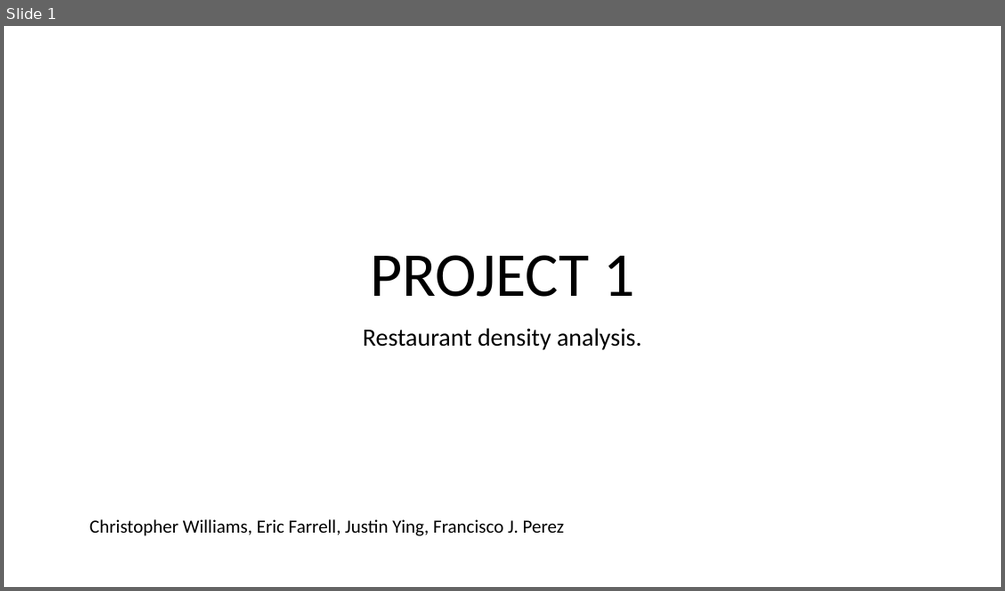
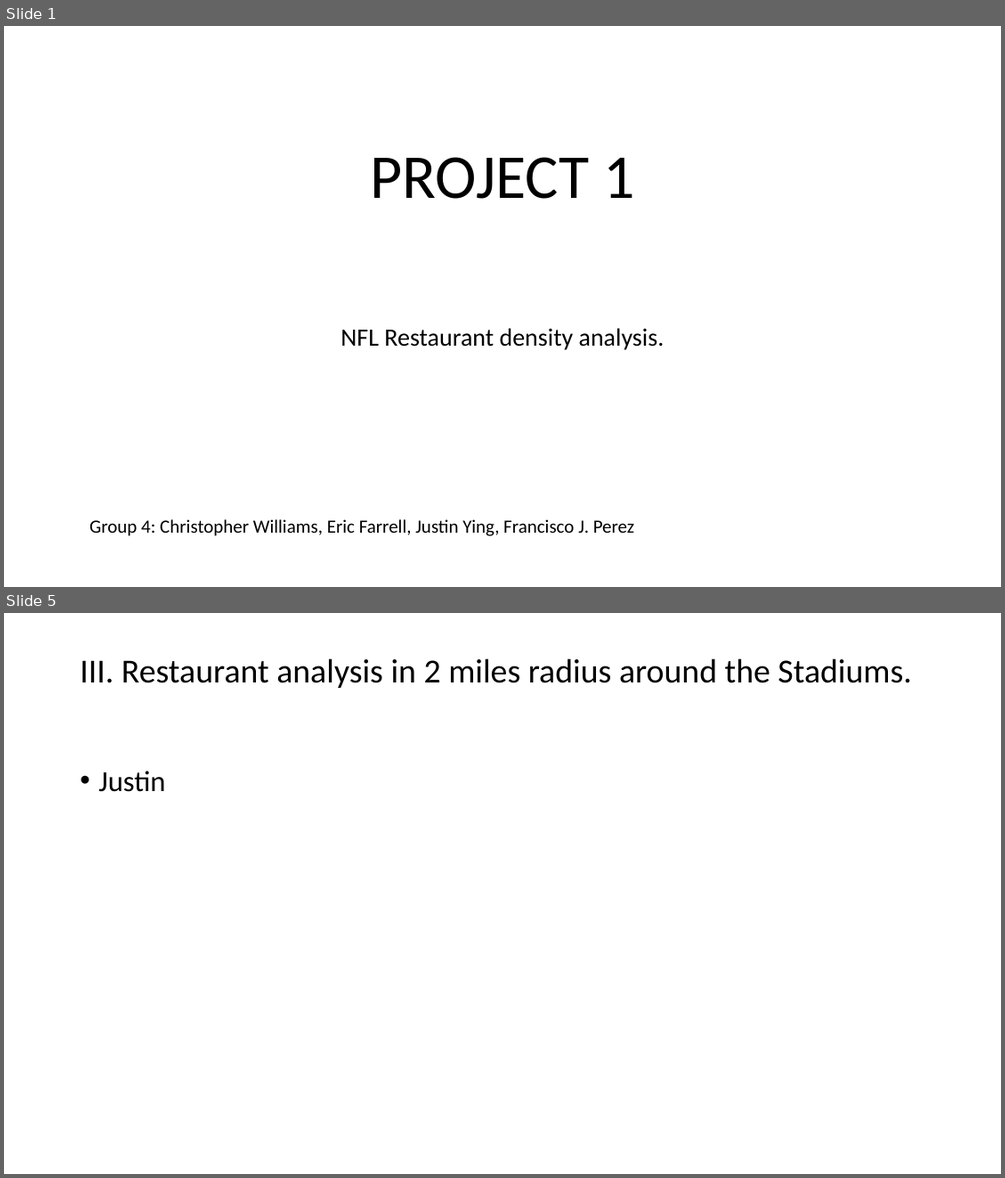
Before and after one commit to jjying89/Yelp-Restaurants-Analysis, a slide deck: Presentation/Team_4-Restaurant_Density_Analysis..pptx. Shown one above the other, each under a label of ours: slide 1 before the commit, slides 1 and 5 after it; the slides between them are not shown. The pictures are 1005x591 and 1005x1178 pixels, drawn with LibreOffice and Linux fonts; fonts in the diff are those of the drawing. Boxes give left, top, right and bottom in pixels: in the first picture for what was removed or moved away, otherwise in the second. Text is boxed around its words. In the diff, an @@ line names an element or a change of style, - is before the commit and + after.

```diff
--- a/Presentation/Team_4-Restaurant_Density_Analysis..pptx
+++ b/Presentation/Team_4-Restaurant_Density_Analysis..pptx
@@ slide 5 added at [4,613,1001,1174], background #FFFFFF @@
@@ title added at [80,658,911,688], 32.4 pt, text #000000 @@
+III. Restaurant analysis in 2 miles radius around the Stadiums.
@@ text added at [98,771,165,792], 28 pt, text #000000 @@
+• Justin
@@ slide 1 changed as well @@
@@ title "PROJECT 1" at [370,157,634,199]: vertical alignment bottom to middle @@
@@ subtitle at [340,328,664,350]: text changed @@
-Restaurant density analysis.
+NFL Restaurant density analysis.
@@ text at [89,519,634,536]: text changed @@
-Christopher Williams, Eric Farrell, Justin Ying, Francisco J. Perez
+Group 4: Christopher Williams, Eric Farrell, Justin Ying, Francisco J. Perez
```
Also in this commit, not shown: 2 other slides changed, 4 other slides added.
